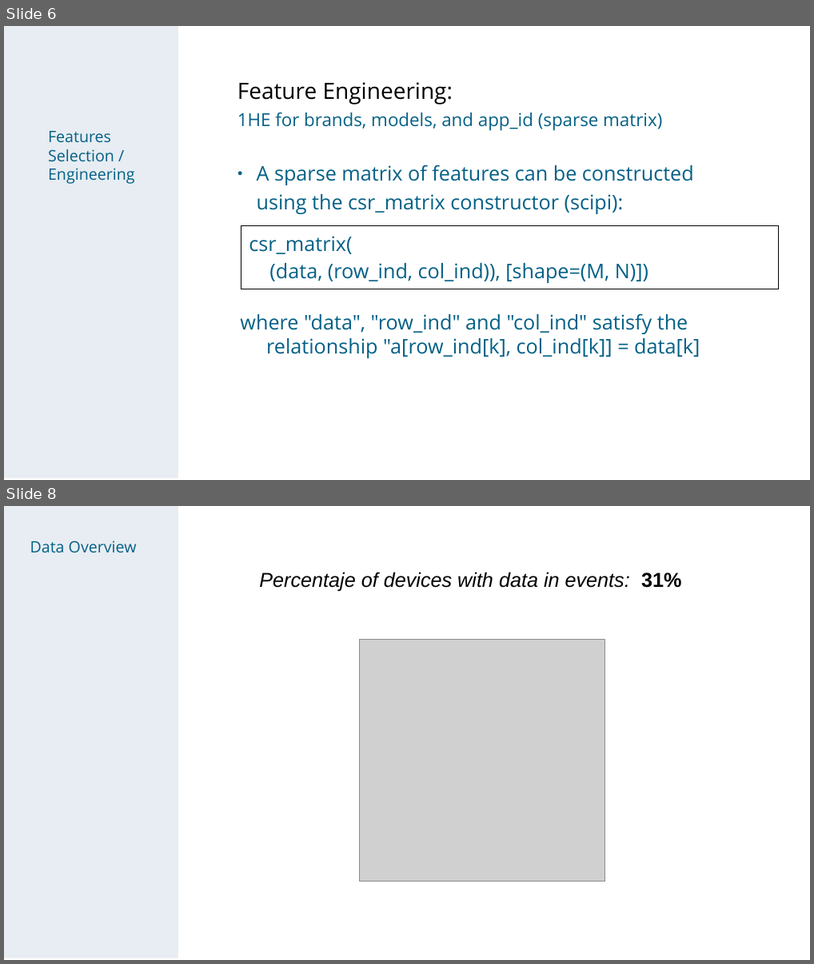
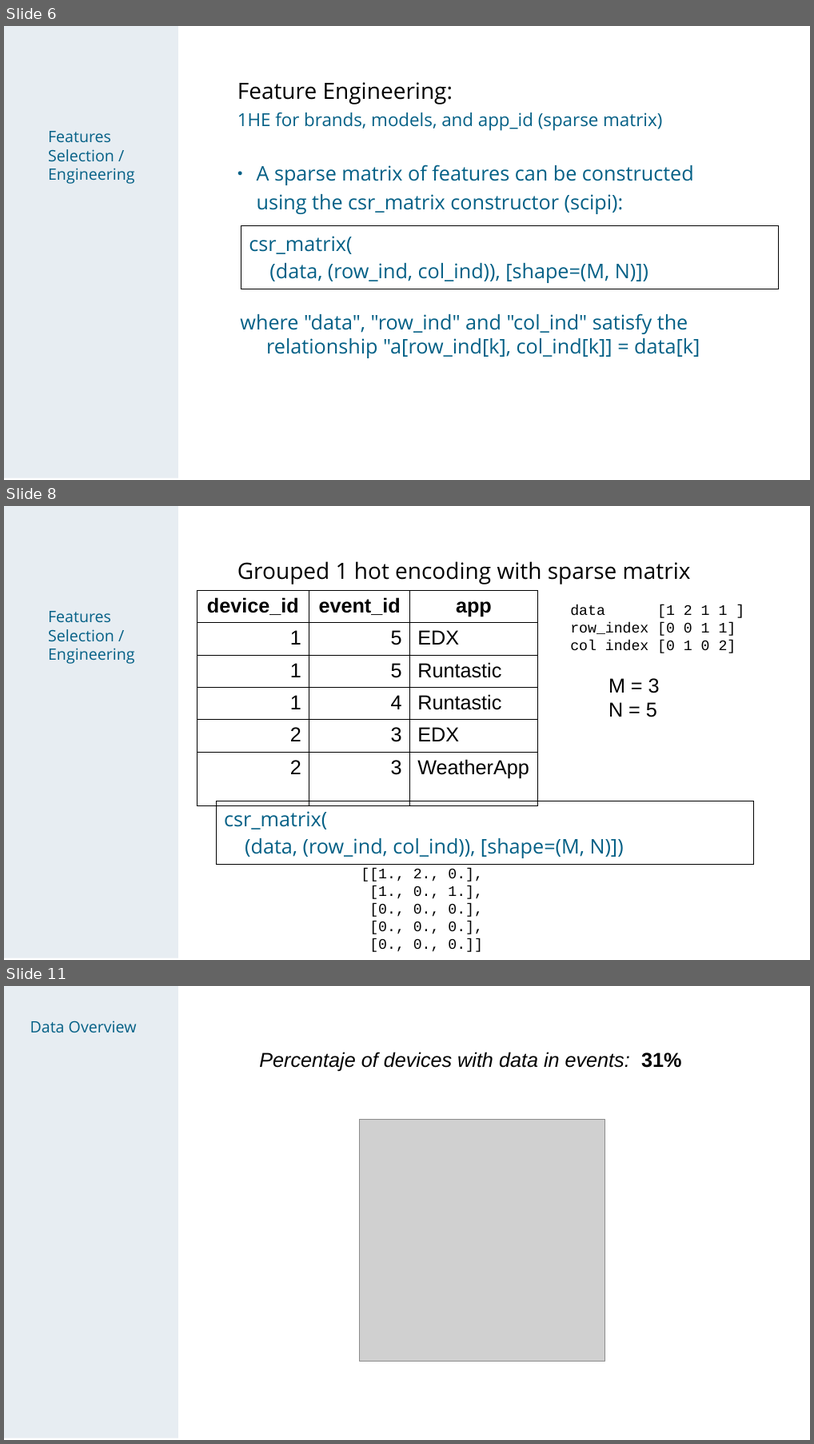
Before and after one commit to chechir/talking_data, a slide deck: brussels/deck_overview_detail.odp. Shown one above the other, each under a label of ours: slides 6 and 8 before the commit, slides 6, 8 and 11 after it; the slides between them are not shown. The pictures are 814x964 and 814x1444 pixels, drawn with LibreOffice and Linux fonts; fonts in the diff are those of the drawing; grey boxes stand for pictures. Boxes give left, top, right and bottom in pixels: in the first picture for what was removed or moved away, otherwise in the second. Text is boxed around its words. In the diff, an @@ line names an element or a change of style, - is before the commit and + after.

Commit message:
added sparse matrix section in deck, plus examples in notebook

```diff
--- a/brussels/deck_overview_detail.odp
+++ b/brussels/deck_overview_detail.odp
@@ slide 8 added at bbox=[4, 506, 810, 960], background #FFFFFF @@
@@ rectangle added at bbox=[4, 506, 178, 957], fill #E7EDF2 @@
@@ text added at bbox=[238, 561, 691, 584], 20 pt, text #000000 @@
+Grouped 1 hot encoding with sparse matrix
@@ table added at bbox=[197, 591, 538, 799], 6 rows, 3 columns @@
+device_id | event_id | app
+1 | 5 | EDX
+1 | 5 | Runtastic
+1 | 4 | Runtastic
+2 | 3 | EDX
+2 | 3 | WeatherApp
@@ text added at bbox=[48, 611, 135, 664], 14 pt, text #046086 @@
+Features Selection / Engineering
@@ text added at bbox=[570, 604, 737, 653], 13 pt, text #000000 @@
+data [1 2 1 1 ]
+row_index [0 0 1 1]
+col index [0 1 0 2]
@@ text added at bbox=[609, 678, 660, 717], 18 pt, text #000000 @@
+M = 3
+N = 5
@@ table added at bbox=[216, 800, 754, 861], 1 rows, 1 columns @@
+csr_matrix( (data, (row_ind, col_ind)), [shape=(M, N)])
@@ text added at bbox=[361, 868, 483, 952], 13 pt, text #000000 @@
+[[1., 2., 0.],
+[1., 0., 1.],
+[0., 0., 0.],
+[0., 0., 0.],
+[0., 0., 0.]]
@@ what was slide 8 is now slide 11 @@
```
Also in this commit, not shown: 1 slide changed, 2 other slides added, 2 other files.
